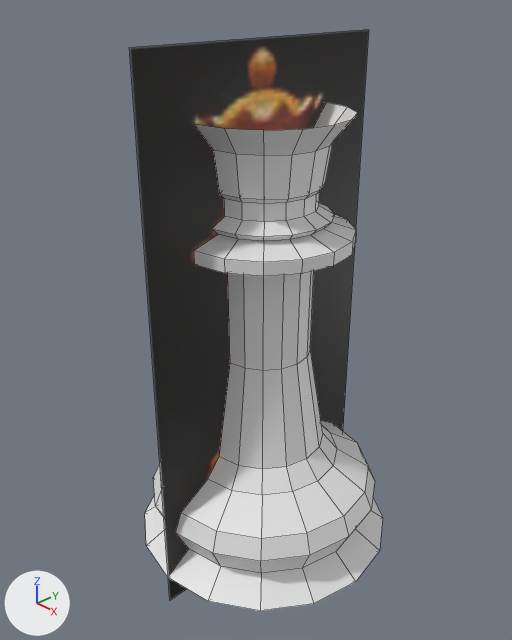
One commit to the Blender file queen.blend: the scene before it, then after it.
Both versions are drawn from a camera (50 mm lens) standing at (0.0714, -0.069, 0.09) and looking at (-0.0014, -0.0005, 0.0414). Lighting does not change. The marker at lower left points along +X, +Y and +Z. Mesh edges are drawn as thin lines.

Names of what the first picture shows: 'hetman', 'hetman_reference'.
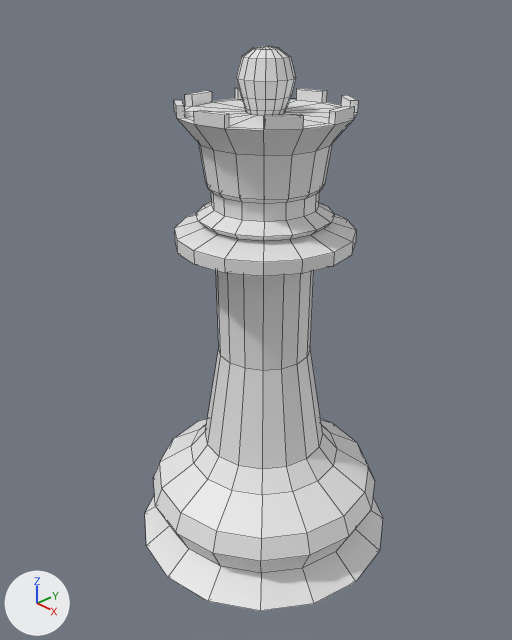
Commit message: Finished queen

Pixel boxes (x1, y1, x2, y2) of what changed, in the pictures (512 x 640 px):
'hetman', reshaped (11% taller): before (145, 102, 383, 611); after (145, 46, 383, 611)
'hetman_reference', hidden (black): before (129, 29, 369, 600)
part 1 of me_sphere_001, added: after (174, 46, 359, 130)

The edits, one by one:
me_sphere_001 is used by ob_hetman; location (0.0, 0.0, 0.0).
me_sphere_001 had 304 vertices, 289 faces and spanned x -0.0213..0.0213, y -0.0213..0.0213, z 0.0..0.0731.
me_sphere_001 now has 449 vertices, 451 faces and spans x -0.0213..0.0213, y -0.0213..0.0213, z 0.0..0.0816.
Part 1, on me_sphere_001:
113 vertices are added at x -0.0114..0.0114, y -0.0114..0.0114, z 0.0731..0.0816.
16 new vertices lie (0.0, 0.0, 0.0016) away from vertices in x -0.0125..0.0125, y -0.0125..0.0125, z 0.0731.
16 new vertices lie (0.0, 0.0, 0.0016) away from vertices in x -0.0114..0.0114, y -0.0114..0.0114, z 0.0731.
162 new faces join them.
Object 'hetman_reference' (ob_hetman_reference) is now hidden.
